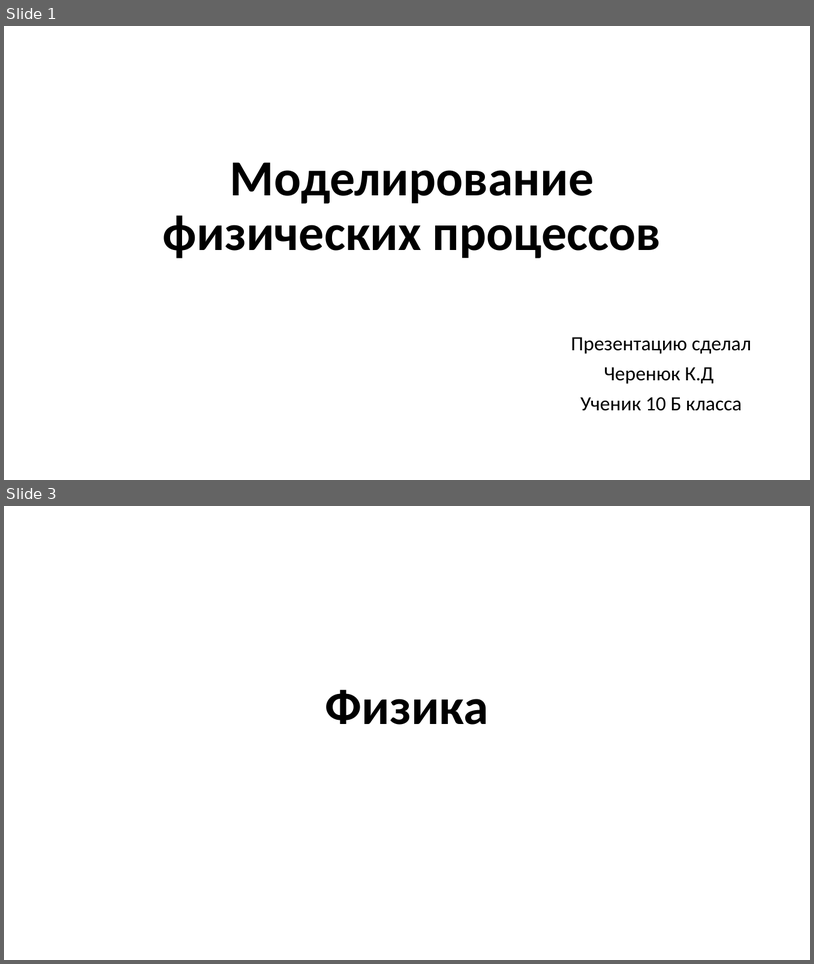
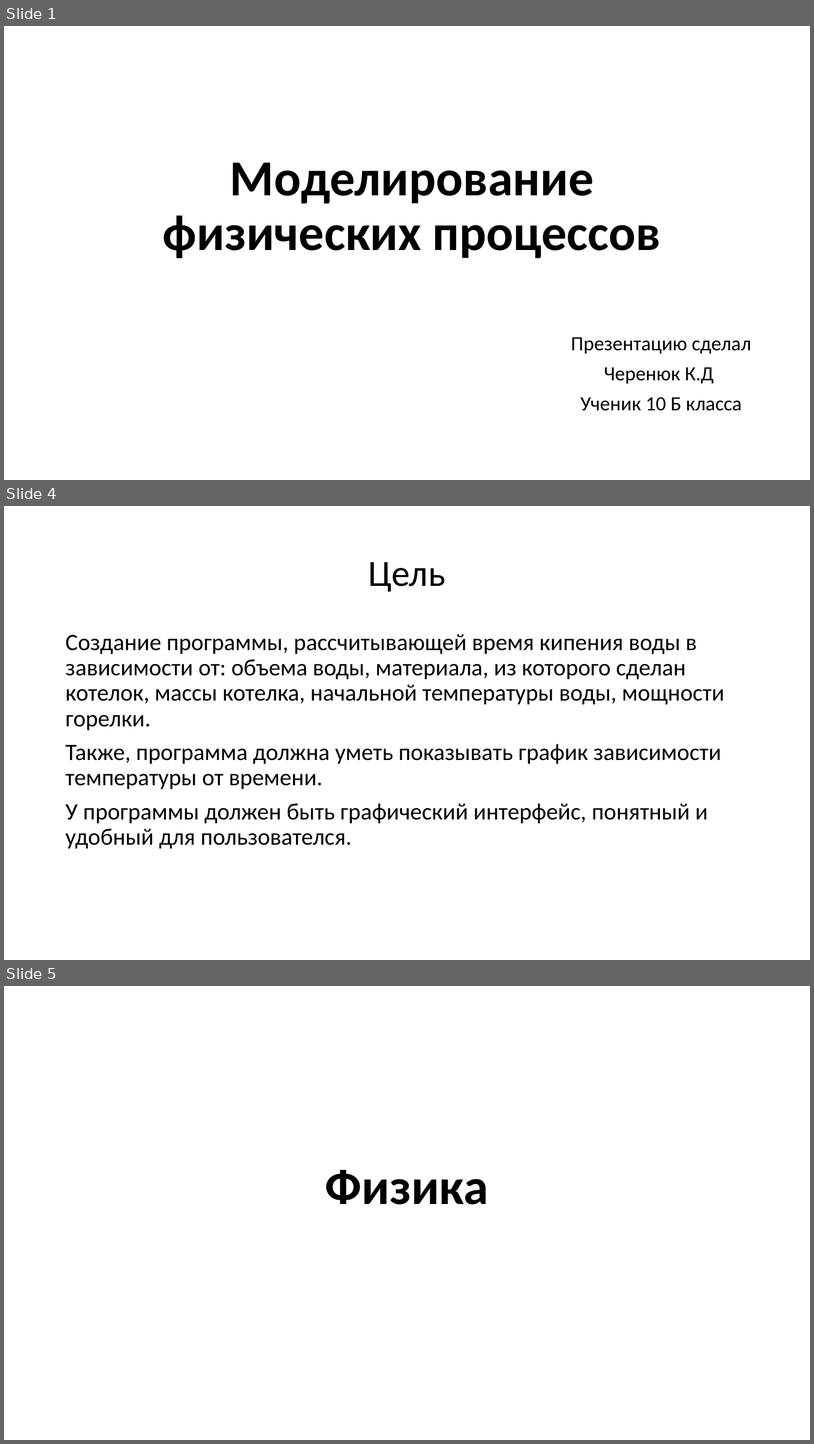
Before and after one commit to cherenuk/modeling, a slide deck: info/Моделирование.pptx. Shown one above the other, each under a label of ours: slides 1 and 3 before the commit, slides 1, 4 and 5 after it; the slides between them are not shown. The pictures are 814x964 and 814x1444 pixels, drawn with LibreOffice and Linux fonts; fonts in the diff are those of the drawing; background and template pictures are left out. Boxes give left, top, right and bottom in pixels: in the first picture for what was removed or moved away, otherwise in the second. Text is boxed around its words. In the diff, an @@ line names an element or a change of style, - is before the commit and + after.

```diff
--- a/info/Моделирование.pptx
+++ b/info/Моделирование.pptx
@@ slide 4 added at [4,506,810,960], background picture (left out) @@
@@ title added at [368,562,446,592], 44 pt, text #000000 @@
+Цель
@@ text added at [65,634,725,849], 28 pt, text #000000 @@
+Создание программы, рассчитывающей время кипения воды в зависимости от: объема воды, материала, из которого сделан котелок, массы котелка, начальной температуры воды, мощности горелки.
+Также, программа должна уметь показывать график зависимости температуры от времени.
+У программы должен быть графический интерфейс, понятный и удобный для пользователся.
@@ what was slide 3 is now slide 5 @@
```
Also in this commit, not shown: 6 other slides added, 2 slides removed.
